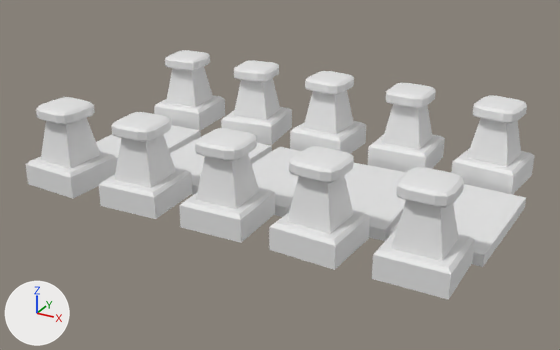
Before and after pictures for a commit that changed the FBX model Assets/Prefabs/Hex Tiles/Components/HEX_Decorations_Road_180.fbx.
Camera for both pictures: a 50 mm lens placed at (3.63, -6.67, 4.42), pointed at (0.04, -0.13, 1.15). The lights are fixed; the arrows at lower left show +X, +Y and +Z. Where no turn or scale is listed for an object, it has been applied to the vertices.

The older version as bpy lines, for what is in view:
```python
ob_cube_000 = bpy.data.objects.new('Cube.000', me_cube_024)
ob_cube_000.location = (0.0, 0.0, 1.045)
ob_cube_000.rotation_euler = (1.571, 0.0, -1.603)  # degrees (90, 0, -92)
ob_cube_000.scale = (-0.00677, -0.000585, -0.00441)
ob_cube_001 = bpy.data.objects.new('Cube.001', me_cube_021)
ob_cube_001.location = (0.0, 0.0, 1.045)
ob_cube_003 = bpy.data.objects.new('Cube.003', me_cube_027)
ob_cube_003.location = (0.0, 0.0, 1.045)
ob_cube_007 = bpy.data.objects.new('Cube.007', me_cube_022)
ob_cube_007.location = (0.0, 0.0, 1.045)
ob_cube_009 = bpy.data.objects.new('Cube.009', me_cube_020)
ob_cube_009.location = (0.0, 0.0, 1.045)
ob_cube_010 = bpy.data.objects.new('Cube.010', me_cube_015)
ob_cube_010.location = (0.0, 0.0, 1.045)
ob_cube_011 = bpy.data.objects.new('Cube.011', me_cube_028)
ob_cube_011.location = (0.0, 0.0, 1.045)
ob_cube_013 = bpy.data.objects.new('Cube.013', me_cube_031)
ob_cube_013.location = (0.0, 0.0, 1.045)
ob_cube_014 = bpy.data.objects.new('Cube.014', me_cube_000)
ob_cube_014.location = (0.0, 0.0, 1.045)
# also in view: 'Cube.008' at (0.97, 0.0, 1.04); 'Cube.012' at (-0.97, 0.0, 1.04); 'Cube.005' at (0.01, -1.1, 1.47); 'Cube.002' at (1.94, 0.0, 1.04); 'Cube.006' at (0.01, 1.1, 1.47)
```
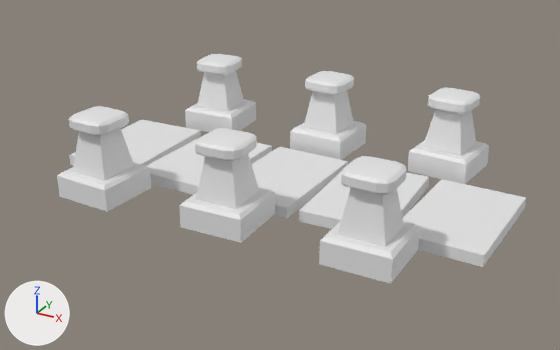
What differs and where, as boxes [x1, y1, x2, y2] in the pictures (560 x 350 px):
'Cube.010', moved
    before: [372, 167, 475, 300]
    after: [319, 156, 420, 284]
'Cube.013', moved
    before: [25, 97, 117, 199]
    after: [57, 106, 151, 212]
'Cube.009', moved
    before: [451, 95, 534, 195]
    after: [408, 87, 489, 184]
'Cube.007', deleted
    before: [269, 146, 370, 270]
'Cube.011', deleted
    before: [99, 112, 192, 219]
'Cube.014', moved
    before: [154, 50, 225, 131]
    after: [185, 54, 256, 132]
'Cube.001', deleted
    before: [368, 83, 445, 172]
'Cube.003', deleted
    before: [221, 60, 292, 145]

Edits to the bpy script that builds the scene:
```text
Remove ob_cube_007:
    ob_cube_007 = bpy.data.objects.new('Cube.007', me_cube_022)
    ob_cube_007.location = (0.0, 0.0, 1.045)
Change ob_cube_009:
    ob_cube_009.location: (0.0, 0.0, 1.045) -> (-0.5, 0.049, 1.045)
Remove ob_cube_001:
    ob_cube_001 = bpy.data.objects.new('Cube.001', me_cube_021)
    ob_cube_001.location = (0.0, 0.0, 1.045)
Remove ob_cube_011:
    ob_cube_011 = bpy.data.objects.new('Cube.011', me_cube_028)
    ob_cube_011.location = (0.0, 0.0, 1.045)
Change ob_cube_013:
    ob_cube_013.location: (0.0, 0.0, 1.045) -> (0.499, -0.064, 1.043)
Remove ob_cube_003:
    ob_cube_003 = bpy.data.objects.new('Cube.003', me_cube_027)
    ob_cube_003.location = (0.0, 0.0, 1.045)
Change ob_cube_010:
    ob_cube_010.location: (0.0, 0.0, 1.045) -> (-0.488, 0.006, 1.043)
Change ob_cube_014:
    ob_cube_014.location: (0.0, 0.0, 1.045) -> (0.449, 0.04, 1.048)
```
